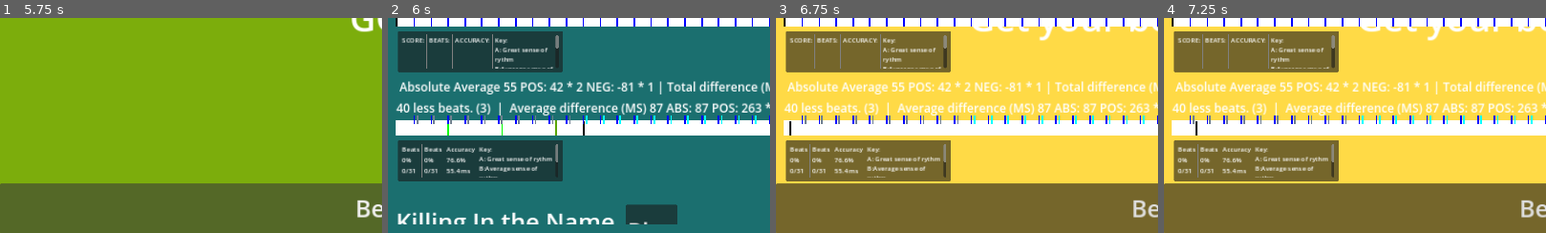
Above: before the commit, frames 1-4 (left to right).
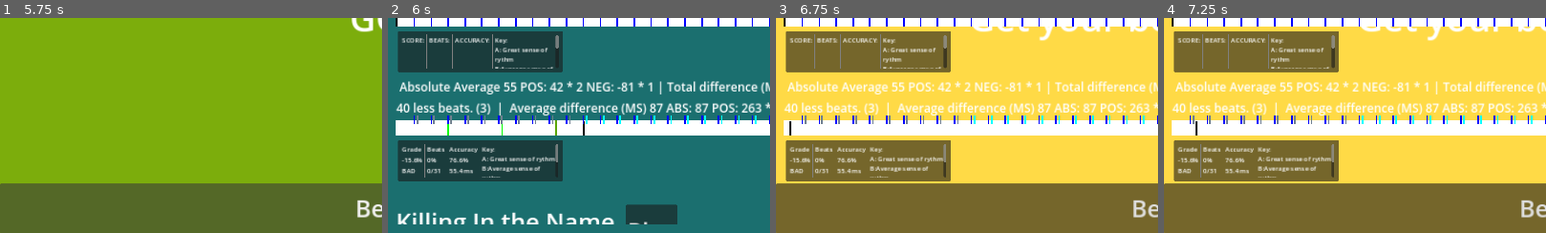
Above: after the commit, the same moments.

Repository: Deojee/Beat-deafness-test
Game: Godot game, scene res://scenes/world.tscn
Same seed, same stepped clock (60 frames per second), same inputs: the game is played once before the commit and once after it.
Inputs:
- Up to frame 1 (5.75 s): click "Play" at 0.5 s; click "Show Attempt" at 1.25 s; click "Beat" at 2 s; click "Show Attempt" at 2.75 s; click "Beat" at 3.5 s; click "Show Attempt" at 4.25 s; click "Beat" at 5 s
- Up to frame 2 (6 s): click "Cancel" at 5.75 s
- Up to frame 3 (6.75 s): click "Play" at 6.5 s
- Up to frame 4 (7.25 s): no input
The pictures show only the part of the screen within x 0-50%, y 50-100%; the shares and areas given below are measured in that part.

Frame 1 is identical in both runs. In frame 2, 1.3% of the frame differs, in the area x 3-44%, y 58-75%; in frame 3, 1.2%; in frame 4, 1.2%.

Commit message:
Grading seems to work

Diff:
--- a/scripts/beat timer line.gd
+++ b/scripts/beat timer line.gd
@@ -288,13 +288,28 @@
 
 	var score = 100.0
 	var letterGrade = "A"
-	score -= sqrt(100.0 - accuracyPercent)
+	score -= (100.0 - accuracyPercent)/1.5
 	score -= abs(beatsPercent - 100.0)
 
+	score = snapped(score,0.1)
+
+	if score > 90:
+		letterGrade = "A"
+	elif score > 80:
+		letterGrade = "B"
+	elif score > 70:
+		letterGrade = "C"
+	elif score > 60:
+		letterGrade = "D"
+	elif score > 50:
+		letterGrade = "F"
+	else:
+		letterGrade = "BAD"
+
 	%Grade.text = (
-	"Beats\n" +
-	str(beatsPercent) + "%\n"
-	+ str(numberOfBeats) + "/" + str(cutControlBeats.size())
+	"Grade\n" +
+	str(score) + "%\n"
+	+ str(letterGrade)
 	)
 
 
